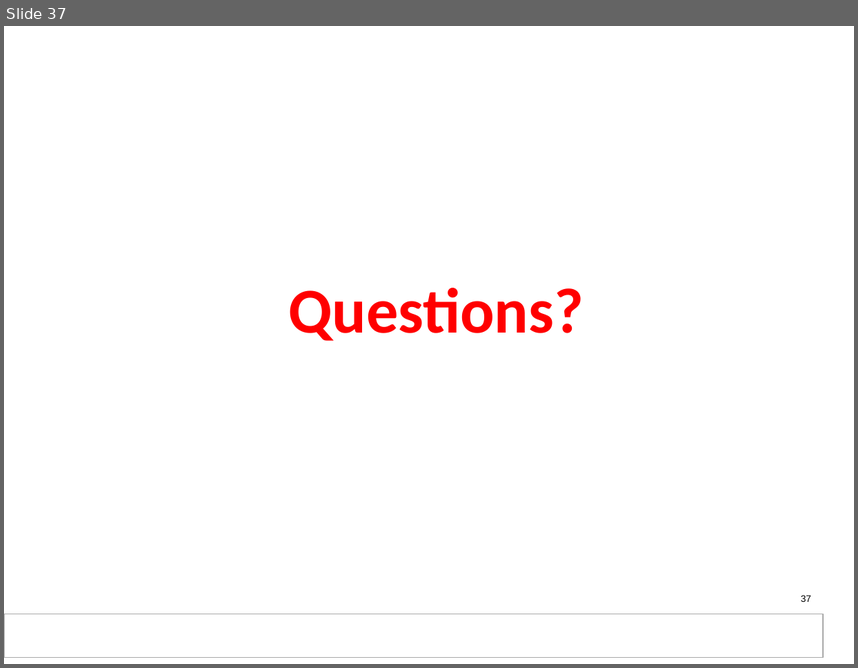
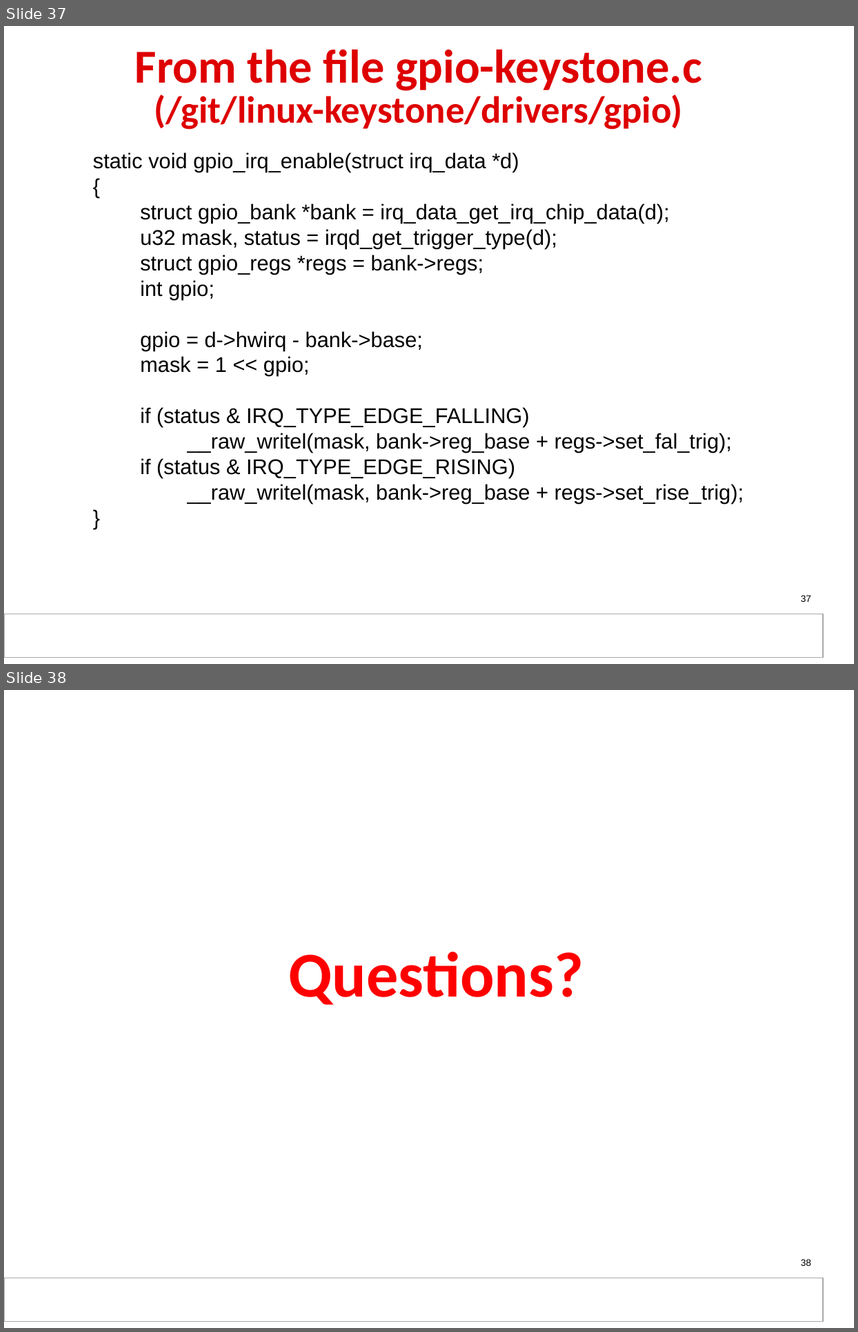
Before and after one commit to hari1989/keystone-workshop, a slide deck: slides/KeyStone_Interrupts.pptx. Shown one above the other, each under a label of ours: slide 37 before the commit, slides 37 and 38 after it. The pictures are 858x668 and 858x1332 pixels, drawn with LibreOffice and Linux fonts; fonts in the diff are those of the drawing; background and template pictures are left out. Boxes give left, top, right and bottom in pixels: in the first picture for what was removed or moved away, otherwise in the second. Text is boxed around its words. In the diff, an @@ line names an element or a change of style, - is before the commit and + after.

```diff
--- a/slides/KeyStone_Interrupts.pptx
+++ b/slides/KeyStone_Interrupts.pptx
@@ slide 37 added at <box>4,26,854,664</box>, background #FFFFFF; not listed: 2 template elements that a slide beside it also shows @@
@@ title added at <box>135,49,702,129</box>, 32 pt, text #DE0000, bold @@
+From the file gpio-keystone.c
+(/git/linux-keystone/drivers/gpio)
@@ text added at <box>93,152,744,503</box>, 18 pt, text #000000 @@
+static void gpio_irq_enable(struct irq_data *d)
+{
+struct gpio_bank *bank = irq_data_get_irq_chip_data(d);
+u32 mask, status = irqd_get_trigger_type(d);
+struct gpio_regs *regs = bank->regs;
+int gpio;
+gpio = d->hwirq - bank->base;
+mask = 1 << gpio;
+if (status & IRQ_TYPE_EDGE_FALLING)
+__raw_writel(mask, bank->reg_base + regs->set_fal_trig);
+if (status & IRQ_TYPE_EDGE_RISING)
+__raw_writel(mask, bank->reg_base + regs->set_rise_trig);
+}
@@ page number added at <box>801,595,811,601</box>, 8 pt, text #000000 @@
+37
@@ what was slide 37 is now slide 38 @@
@@ page number at <box>801,1259,811,1265</box>: text changed @@
-37
+38
```
Also in this commit, not shown: 6 slides changed, 3 other slides added, 3 slides removed.
